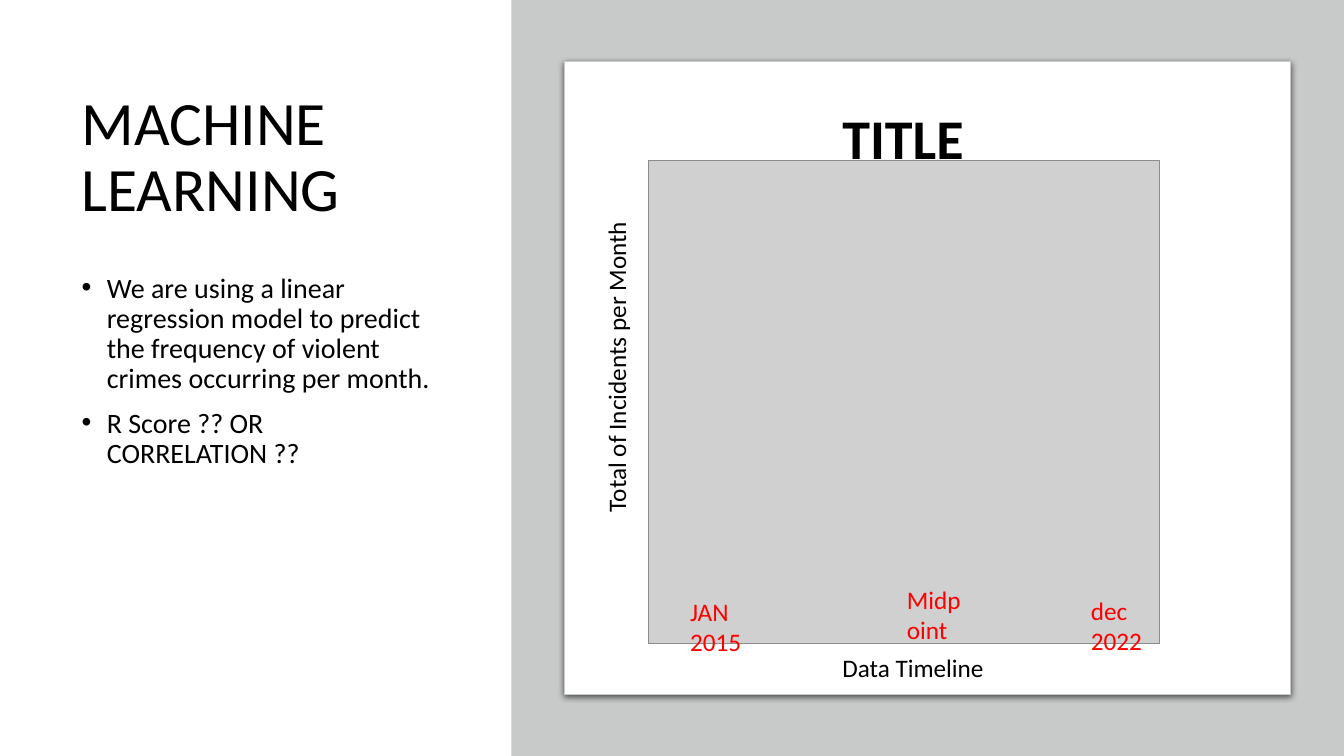
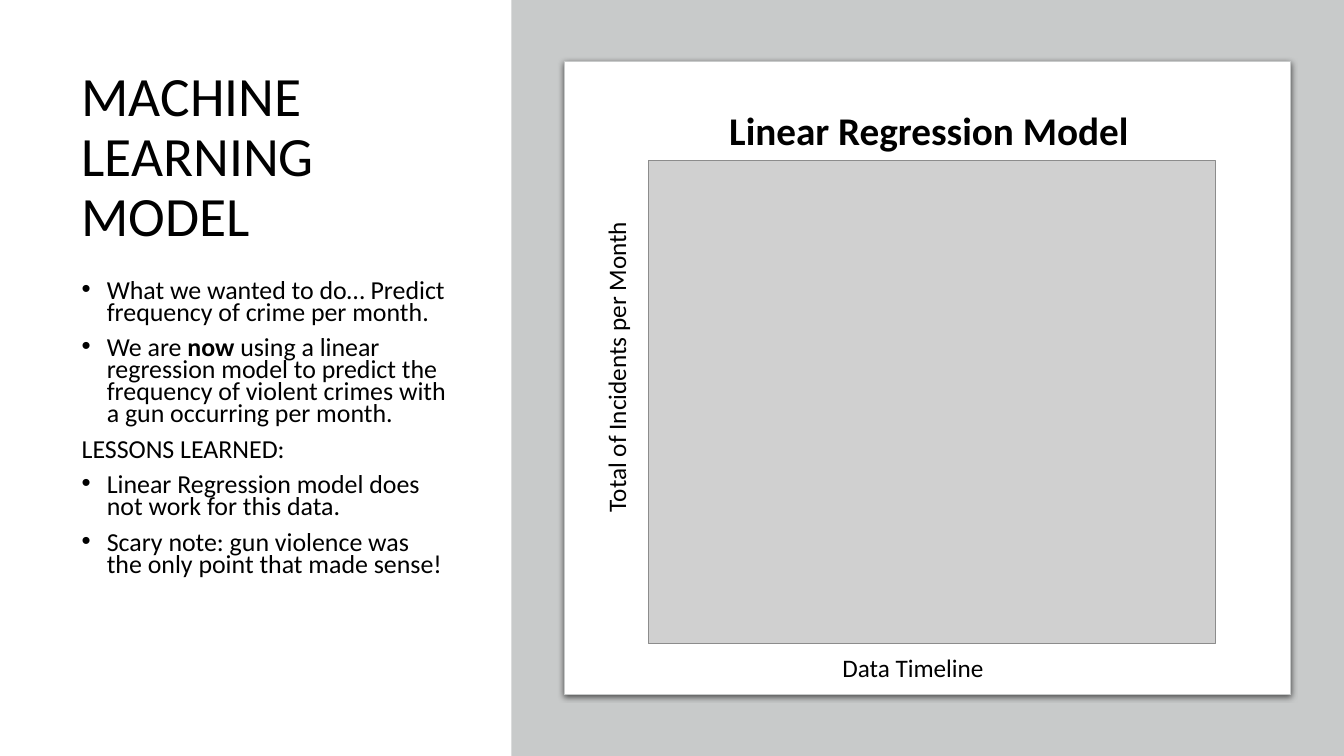
Before and after one commit to Kcav18/Final_Project, a slide deck: slide 7 of Final Presentation.pptx (slide 5 before the commit). Drawn at 1344x756 pixels with LibreOffice and Linux fonts; fonts in the diff are those of the drawing; grey boxes stand for pictures. Boxes give left, top, right and bottom in pixels: in the first picture for what was removed or moved away, otherwise in the second. Text is boxed around its words. In the diff, an @@ line names an element or a change of style, - is before the commit and + after.

```diff
--- a/Final Presentation.pptx
+++ b/Final Presentation.pptx
@@ title at bbox=[82, 80, 314, 237]: text changed; size 44 to 39.6 pt @@
-MACHINE LEARNING
+MACHINE LEARNING MODEL
@@ text at bbox=[729, 117, 1129, 152]: text changed; size 40 to 28 pt @@
-TITLE
+Linear Regression Model
@@ picture: place and size @@
-picture at bbox=[648, 160, 1159, 644]
+picture at bbox=[648, 160, 1216, 644]
@@ text at bbox=[82, 281, 446, 578]: text changed; size 20 to 18.5 pt @@
-• We are using a linear regression model to predict the frequency of violent crimes occurring per month.
-• R Score ?? OR CORRELATION ??
+• What we wanted to do… Predict frequency of crime per month.
+• We are now using a linear regression model to predict the frequency of violent crimes with a gun occurring per month.
+LESSONS LEARNED:
+• Linear Regression model does not work for this data.
+• Scary note: gun violence was the only point that made sense!
@@ text removed at bbox=[897, 580, 976, 682] @@
-Midpoint
@@ text removed at bbox=[690, 605, 741, 657] @@
-JAN 2015
@@ text removed at bbox=[1091, 602, 1142, 656] @@
-dec 2022
```
Also in this commit, not shown: 4 other slides changed, 3 slides added.
